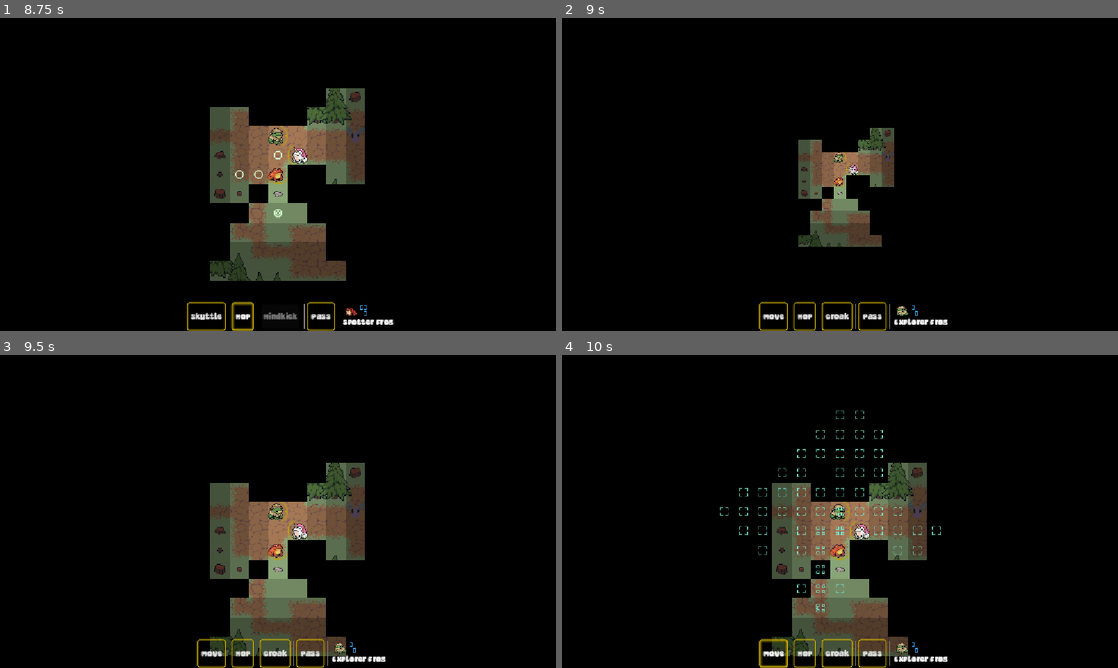
Above: before the commit, frames 1-4 (two rows, left to right).
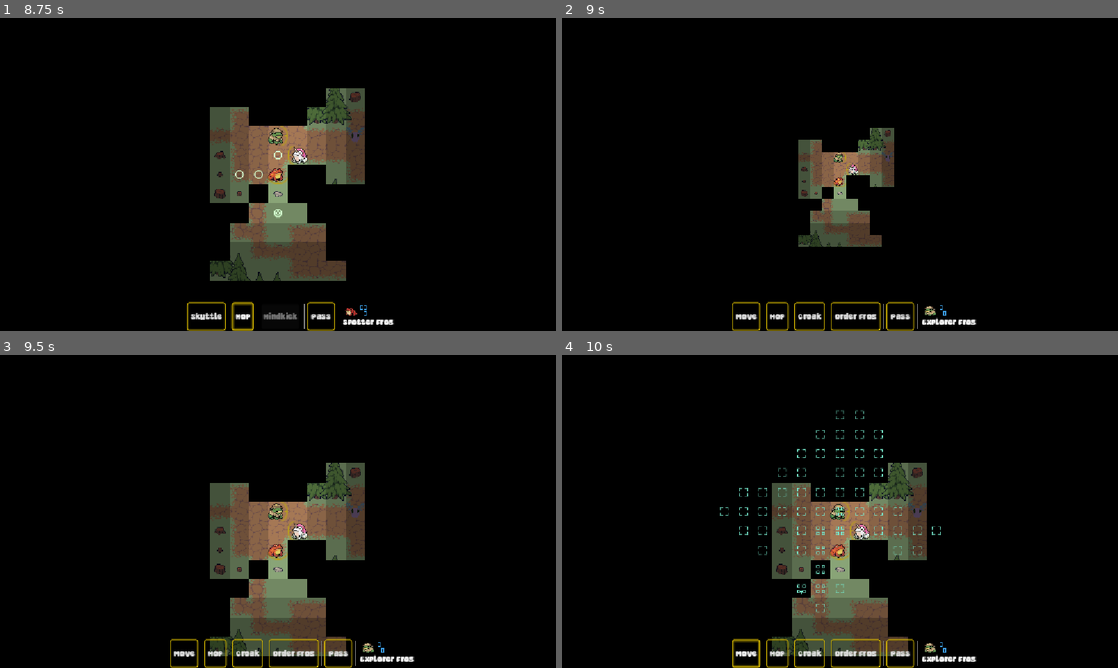
Above: after the commit, the same moments.

Repository: Habidakus/wild-jam-98-signal
Game: Godot game, scene res://scenes/main.tscn
Same seed, same stepped clock (60 frames per second), same inputs: the game is played once before the commit and once after it.
Inputs (mouse positions are in pixels of both pictures, inside the frame that each line leads up to):
- Up to frame 1 (8.75 s): tap Enter at 0.5 s; move the mouse to (400, 158) at 0.52 s; click (400, 158) at 0.67 s; click "Play" at 1.25 s; tap Space at 2 s; move the mouse to (166, 190) at 2.02 s; click (166, 190) at 2.17 s; click "Move" at 2.75 s; click "Hop" at 3.5 s; click "Charge" at 4.25 s; click "Pass" at 5 s; click "Skuttle" at 5.75 s; click "Hop" at 6.5 s; click "Skuttle" at 7.25 s; click "Hop" at 8 s
- Up to frame 2 (9 s): click "Pass" at 8.75 s
- Up to frame 3 (9.5 s): no input
- Up to frame 4 (10 s): click "Move" at 9.5 s

Frame 1 is identical in both runs. In frame 2, 1.3% of the frame differs, in the area x 30-75%, y 90-100%; in frame 3, 1.3%; in frame 4, 1.4%, in the area x 30-75%, y 73-100%.

Commit message:
Added the Leader's Order mechanism, to force allies to turn around

Diff:
--- /dev/null
+++ b/data/abilities/about_face_frog.tres
@@ -0,0 +1,15 @@
+[gd_resource type="Resource" script_class="Ability" format=3 uid="uid://c2iicebeguus1"]
+
+[ext_resource type="Script" uid="uid://cikj2phnxdvs6" path="res://scripts/resources/ability.gd" id="1_neafa"]
+[ext_resource type="AudioStream" uid="uid://cjimu2mqbyaso" path="res://sounds/random_croak.tres" id="1_tr5sa"]
+[ext_resource type="Resource" uid="uid://blt1gaa4wba0g" path="res://data/mechanisms/frog_leader_order.tres" id="2_nxd1d"]
+
+[resource]
+script = ExtResource("1_neafa")
+ability_name = "Order Frog"
+ability_description = "Order other frog to face a new direction"
+activation_sound = ExtResource("1_tr5sa")
+target = 2
+ability_range = 0
+imech = ExtResource("2_nxd1d")
+metadata/_custom_type_script = "uid://cikj2phnxdvs6"
--- a/data/abilities/ribbit_frogman.tres
+++ b/data/abilities/ribbit_frogman.tres
@@ -1,32 +1,14 @@
 [gd_resource type="Resource" script_class="Ability" format=3 uid="uid://blr1yibdbrnjn"]
 
-[ext_resource type="AudioStream" uid="uid://ceig556jsqcb8" path="res://sounds/croak_001.wav" id="1_dspc1"]
+[ext_resource type="AudioStream" uid="uid://cjimu2mqbyaso" path="res://sounds/random_croak.tres" id="1_5or0s"]
 [ext_resource type="Script" uid="uid://cikj2phnxdvs6" path="res://scripts/resources/ability.gd" id="1_x7i4k"]
-[ext_resource type="AudioStream" uid="uid://cny3un23bbm5n" path="res://sounds/croak_002.wav" id="2_mvs3d"]
-[ext_resource type="AudioStream" uid="uid://bqk4v6snh2hut" path="res://sounds/croak_003.wav" id="3_cap3s"]
-[ext_resource type="AudioStream" uid="uid://c2shn6kkax3jp" path="res://sounds/croak_004.wav" id="4_mfghy"]
-[ext_resource type="AudioStream" uid="uid://cuppjcnfedtfn" path="res://sounds/croak_005.wav" id="5_3iv4f"]
-[ext_resource type="AudioStream" uid="uid://b5vdmp1ir6dnx" path="res://sounds/croak_006.wav" id="6_m7itn"]
-[ext_resource type="AudioStream" uid="uid://buwedu1yb5tj5" path="res://sounds/croak_007.wav" id="7_ddpv7"]
-[ext_resource type="AudioStream" uid="uid://ow83qd4fiovp" path="res://sounds/croak_008.wav" id="8_s4ju5"]
 [ext_resource type="Resource" uid="uid://b5q40wa7fn8s6" path="res://data/mechanisms/frog_radar.tres" id="9_mvs3d"]
-
-[sub_resource type="AudioStreamRandomizer" id="AudioStreamRandomizer_ruf7k"]
-streams_count = 8
-stream_0/stream = ExtResource("1_dspc1")
-stream_1/stream = ExtResource("2_mvs3d")
-stream_2/stream = ExtResource("3_cap3s")
-stream_3/stream = ExtResource("4_mfghy")
-stream_4/stream = ExtResource("5_3iv4f")
-stream_5/stream = ExtResource("6_m7itn")
-stream_6/stream = ExtResource("7_ddpv7")
-stream_7/stream = ExtResource("8_s4ju5")
 
 [resource]
 script = ExtResource("1_x7i4k")
 ability_name = "Croak"
 ability_description = "Emit an echo locating chroak"
-activation_sound = SubResource("AudioStreamRandomizer_ruf7k")
+activation_sound = ExtResource("1_5or0s")
 ability_range = 20
 imech = ExtResource("9_mvs3d")
 metadata/_custom_type_script = "uid://cikj2phnxdvs6"
--- /dev/null
+++ b/data/mechanisms/frog_leader_order.tres
@@ -0,0 +1,7 @@
+[gd_resource type="Resource" script_class="LeaderOrder" format=3 uid="uid://blt1gaa4wba0g"]
+
+[ext_resource type="Script" uid="uid://btu33kyoswo6t" path="res://scripts/resources/mechanisms/mech_order.gd" id="1_jf26s"]
+
+[resource]
+script = ExtResource("1_jf26s")
+metadata/_custom_type_script = "uid://btu33kyoswo6t"
--- a/data/mechanisms/frog_radar.tres
+++ b/data/mechanisms/frog_radar.tres
@@ -1,6 +1,6 @@
 [gd_resource type="Resource" script_class="RibbitRadar" format=3 uid="uid://b5q40wa7fn8s6"]
 
-[ext_resource type="Script" uid="uid://cds73r4h845qu" path="res://scripts/resources/mechanisms/ribbit_radar.gd" id="1_v6am1"]
+[ext_resource type="Script" uid="uid://cds73r4h845qu" path="res://scripts/resources/mechanisms/mech_radar.gd" id="1_v6am1"]
 
 [resource]
 script = ExtResource("1_v6am1")
--- a/data/units/explorefrog.tres
+++ b/data/units/explorefrog.tres
@@ -7,6 +7,7 @@
 [ext_resource type="Script" uid="uid://cobklneaf4pkw" path="res://scripts/resources/unit.gd" id="5_7vjo0"]
 [ext_resource type="Resource" uid="uid://blr1yibdbrnjn" path="res://data/abilities/ribbit_frogman.tres" id="5_wpnn3"]
 [ext_resource type="SpriteFrames" uid="uid://dv0p6w0emakd6" path="res://art/wild_frogs/animations/frog_06_explorer/sprite_frames.tres" id="6_k86rc"]
+[ext_resource type="Resource" uid="uid://c2iicebeguus1" path="res://data/abilities/about_face_frog.tres" id="6_ko3vw"]
 [ext_resource type="Texture2D" uid="uid://bd88g8kwrsy2f" path="res://art/wild_frogs/sprites/frog_06_explorer.png" id="7_k86rc"]
 
 [resource]
@@ -18,5 +19,5 @@
 action_points = 2
 unit_side = 1
 hit_points = 10
-abilities = Array[ExtResource("1_k86rc")]([ExtResource("2_wpnn3"), ExtResource("3_ko3vw"), ExtResource("4_ett6y"), ExtResource("5_wpnn3")])
+abilities = Array[ExtResource("1_k86rc")]([ExtResource("2_wpnn3"), ExtResource("3_ko3vw"), ExtResource("4_ett6y"), ExtResource("5_wpnn3"), ExtResource("6_ko3vw")])
 metadata/_custom_type_script = "uid://cobklneaf4pkw"
--- a/scripts/resources/mechanisms/mech_move.gd
+++ b/scripts/resources/mechanisms/mech_move.gd
@@ -124,16 +124,14 @@
 			ability_layer.set_cell(loc, MOVE_SOURCE_ID, MOVE_ATLAS_SELECTED)
 		var norm: Vector2 = closest_map_loc_delta_to_mouse.normalized()
 		var max_dot: float = -100.0
-		var best_atlas: Vector2i = Vector2i.MIN
 		var final_facing: Vector2i = Vector2i.MIN
-		for d_tupple in [[Vector2i.UP, MOVE_ATLAS_UP], [Vector2i.RIGHT, MOVE_ATLAS_RIGHT], [Vector2i.DOWN, MOVE_ATLAS_DOWN], [Vector2i.LEFT, MOVE_ATLAS_LEFT]]:
-			var dot: float = Vector2(d_tupple[0]).dot(norm)
+		for facing: Vector2i in [Vector2i.UP, Vector2i.RIGHT, Vector2i.DOWN, Vector2i.LEFT]:
+			var dot: float = Vector2(facing).dot(norm)
 			if dot > max_dot:
 				max_dot = dot
-				best_atlas = d_tupple[1]
-				final_facing = d_tupple[0]
-		if best_atlas != Vector2i.MIN:
-			ability_layer.set_cell(closest_map_loc_to_mouse, MOVE_SOURCE_ID, best_atlas)
+				final_facing = facing
+		if final_facing != Vector2i.MIN:
+			apply_movement_dir_cell(ability_layer, closest_map_loc_to_mouse, final_facing)
 		if mouse_pressed:
 			if mouse_path.is_empty():
 				mouse_path.append(closest_map_loc_to_mouse)
@@ -143,6 +141,20 @@
 			var final_position: Vector2 = ability_layer.map_to_local(closest_map_loc_to_mouse)
 			_play.add_animation_command(Callable(_play, "_move_camera_animation_command").bind(final_position, 0.4))
 			_play.await_command()
+
+
+static func apply_movement_dir_cell(ability_layer: TileMapLayer, map_loc: Vector2i, dir: Vector2i) -> void:
+	match dir:
+		Vector2i.UP:
+			ability_layer.set_cell(map_loc, MOVE_SOURCE_ID, MOVE_ATLAS_UP)
+		Vector2i.DOWN:
+			ability_layer.set_cell(map_loc, MOVE_SOURCE_ID, MOVE_ATLAS_DOWN)
+		Vector2i.RIGHT:
+			ability_layer.set_cell(map_loc, MOVE_SOURCE_ID, MOVE_ATLAS_RIGHT)
+		Vector2i.LEFT:
+			ability_layer.set_cell(map_loc, MOVE_SOURCE_ID, MOVE_ATLAS_LEFT)
+		_:
+			print("Bad direction given to apply_movement_dir_cell(%s)" % [dir])
 
 
 func _invoke(path: Array, final_facing: Vector2) -> void:
--- /dev/null
+++ b/scripts/resources/mechanisms/mech_order.gd
@@ -0,0 +1,94 @@
+class_name LeaderOrder extends IMechanism
+
+
+var _play: Play
+var _ug: UnitGraphic
+var _ability: Ability
+
+
+func setup(play: Play, ug: UnitGraphic, ability: Ability) -> void:
+	_play = play
+	_ug = ug
+	_ability = ability
+
+
+func is_enabled() -> bool:
+	return not _get_subbordinates().is_empty()
+
+
+func does_support_human() -> bool:
+	return true
+
+
+func _get_subbordinates() -> Array[UnitGraphic]:
+	var ret_val: Array[UnitGraphic] = []
+	for ally: UnitGraphic in _play.get_all_units():
+		if ally.is_dead():
+			continue
+		if ally == _ug:
+			continue
+		if ally._unit_stats.unit_side != _ug._unit_stats.unit_side:
+			continue
+		ret_val.append(ally)
+	return ret_val
+
+
+func update(mouse_pressed: bool, mouse_local_pos: Vector2) -> void:
+	var ability_layer: TileMapLayer = _play.get_ability_layer()
+	ability_layer.clear()
+	var best_dist: float = INF
+	var best_map_loc: Vector2i = Vector2i.MIN
+	var best_dir: Vector2i
+	var best_ally: UnitGraphic
+	for ally: UnitGraphic in _get_subbordinates():
+		var map_loc: Vector2i = ability_layer.local_to_map(ally.position)
+		for dir: Vector2i in [Vector2i.UP, Vector2i.DOWN, Vector2i.RIGHT, Vector2i.LEFT]:
+			if _play.get_unit_facing(ally) == dir:
+				continue
+			var offset_pos: Vector2 = ability_layer.map_to_local(dir + map_loc)
+			var delta_pos: Vector2 = offset_pos - ally.position
+			# We don't do .5 in case two allies are standing right next to each other
+			var target_pos: Vector2 = ally.position + delta_pos * 0.475
+			var dist_mouse_to_target_squared: float = mouse_local_pos.distance_squared_to(target_pos)
+			if dist_mouse_to_target_squared < best_dist:
+				best_dist = dist_mouse_to_target_squared
+				best_dir = dir
+				best_ally = ally
+				best_map_loc = map_loc
+	if best_dist == INF:
+		return
+	Walk.apply_movement_dir_cell(ability_layer, best_map_loc, best_dir)
+	if mouse_pressed:
+		_play.reduce_action_points(_ability.ap_cost)
+		_play.add_animation_command(Callable(_turn_unit).bind(best_ally, best_dir))
+		_play.await_command()
+
+
+func _turn_unit(ac: AnimationCommand, ally: UnitGraphic, facing: Vector2i) -> void:
+	var tween: Tween = _ug.create_tween()
+	tween.tween_callback(Callable(_ug, "play_sound").bind(_ability.activation_sound))
+	tween.tween_callback(Callable(_play, "_update_unit_facing").bind(ally, facing))
+	tween.tween_callback(Callable(_play, "_update_fog_of_war"))
+	_play.queue_finish(ac, tween)
+
+
+func on_select() -> void:
+	pass
+
+
+func on_unselect() -> void:
+	pass
+
+
+# Foe considerations
+func does_support_artificial_opponent() -> bool:
+	return false
+
+
+func get_priority() -> int:
+	return 0
+
+
+func try_invoke() -> bool:
+	assert(false, "Not supported for moths")
+	return false
--- a/scripts/sms_play.gd
+++ b/scripts/sms_play.gd
@@ -302,6 +302,22 @@
 			max_dot_value = ddot
 			_unit_list[0][1] = d
 	_get_current_unit_graphic().set_facing(_unit_list[0][1])
+
+
+func _update_unit_facing(ug: UnitGraphic, dir: Vector2) -> void:
+	var max_dot_value: float = -5.0
+	var best_dir: Vector2i = Vector2i.MIN
+	for d: Vector2i in [Vector2i.UP, Vector2i.DOWN, Vector2i.RIGHT, Vector2i.LEFT]:
+		var ddot: float = Vector2(d).dot(dir)
+		if ddot > max_dot_value:
+			max_dot_value = ddot
+			best_dir = d
+	for index: int in range(0, _unit_list.size()):
+		if _unit_list[index][0] == ug:
+			_unit_list[index][1] = best_dir
+			ug.set_facing(best_dir)
+			return
+	print("did not find unit in _update_unit_facing(%s, %s)" % [ug._unit_stats.unit_name, dir])
 
 
 func _process(delta: float) -> void:
--- /dev/null
+++ b/sounds/random_croak.tres
@@ -0,0 +1,21 @@
+[gd_resource type="AudioStreamRandomizer" format=3 uid="uid://cjimu2mqbyaso"]
+
+[ext_resource type="AudioStream" uid="uid://ceig556jsqcb8" path="res://sounds/croak_001.wav" id="1_c0hrb"]
+[ext_resource type="AudioStream" uid="uid://cny3un23bbm5n" path="res://sounds/croak_002.wav" id="2_h2pkx"]
+[ext_resource type="AudioStream" uid="uid://bqk4v6snh2hut" path="res://sounds/croak_003.wav" id="3_jj878"]
+[ext_resource type="AudioStream" uid="uid://c2shn6kkax3jp" path="res://sounds/croak_004.wav" id="4_fmkhd"]
+[ext_resource type="AudioStream" uid="uid://cuppjcnfedtfn" path="res://sounds/croak_005.wav" id="5_wxgpq"]
+[ext_resource type="AudioStream" uid="uid://b5vdmp1ir6dnx" path="res://sounds/croak_006.wav" id="6_mwlj6"]
+[ext_resource type="AudioStream" uid="uid://buwedu1yb5tj5" path="res://sounds/croak_007.wav" id="7_eqld7"]
+[ext_resource type="AudioStream" uid="uid://ow83qd4fiovp" path="res://sounds/croak_008.wav" id="8_5kipy"]
+
+[resource]
+streams_count = 8
+stream_0/stream = ExtResource("1_c0hrb")
+stream_1/stream = ExtResource("2_h2pkx")
+stream_2/stream = ExtResource("3_jj878")
+stream_3/stream = ExtResource("4_fmkhd")
+stream_4/stream = ExtResource("5_wxgpq")
+stream_5/stream = ExtResource("6_mwlj6")
+stream_6/stream = ExtResource("7_eqld7")
+stream_7/stream = ExtResource("8_5kipy")
Not shown, added: scripts/resources/mechanisms/mech_order.gd.uid
Renamed: scripts/resources/mechanisms/ribbit_radar.gd -> scripts/resources/mechanisms/mech_radar.gd
Renamed: scripts/resources/mechanisms/ribbit_radar.gd.uid -> scripts/resources/mechanisms/mech_radar.gd.uid
